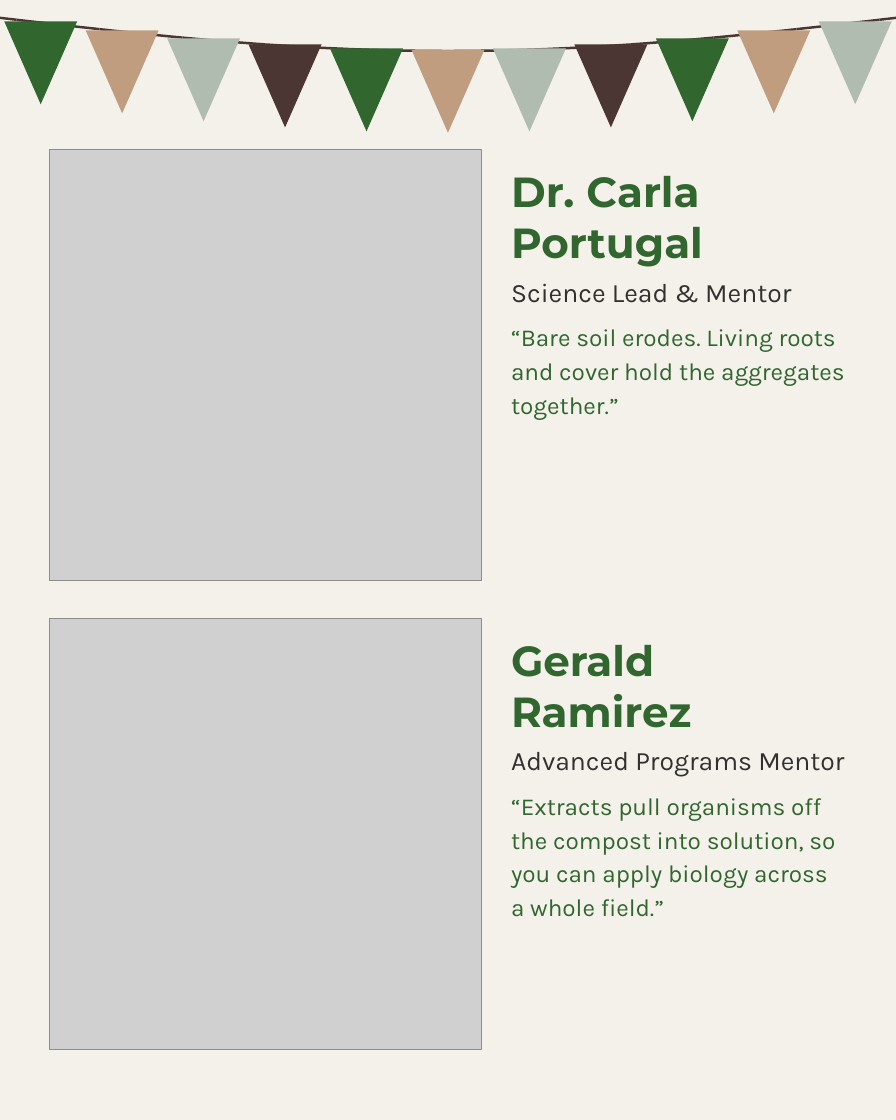
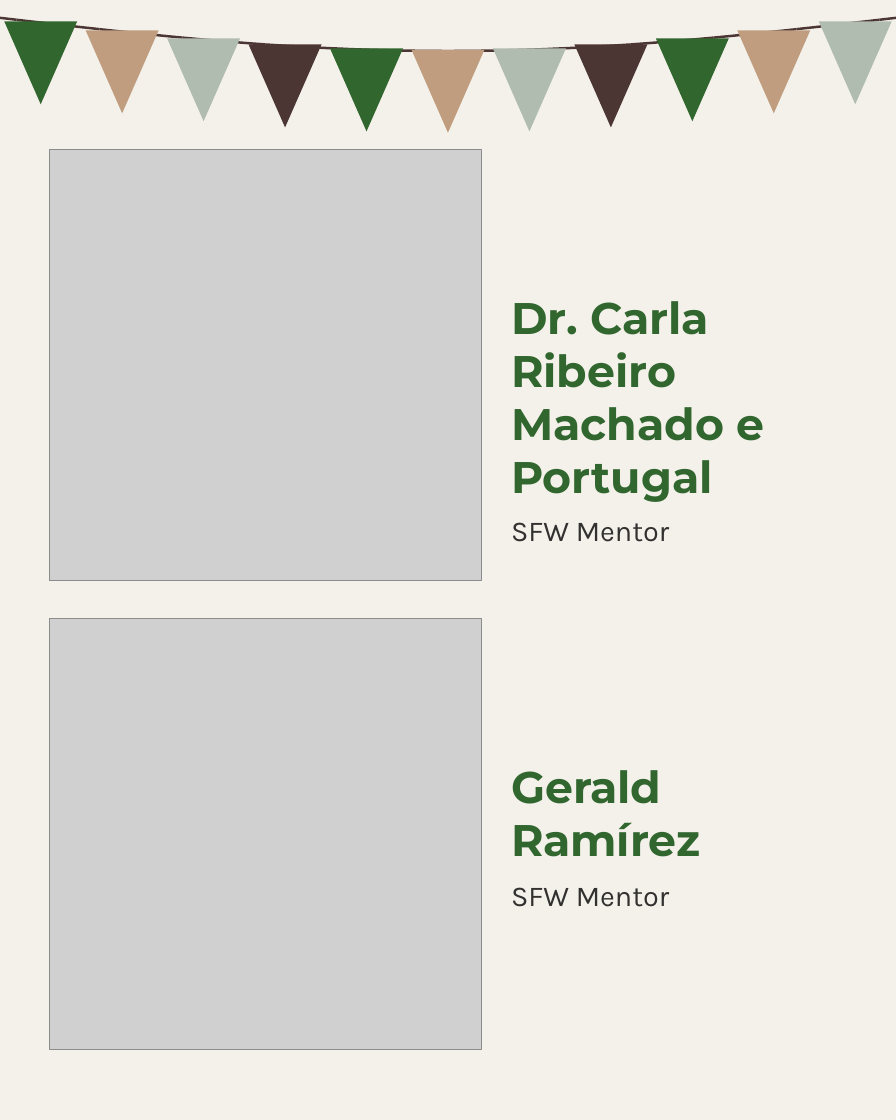
Before and after one commit to linneamoritznyc/SFW-SocialMedia, a slide deck: slide 4 of templates/posts/october/05-10-2026-mon-ig-teachers-day-option-4-ten-slides.pptx. Drawn at 896x1120 pixels with LibreOffice and Linux fonts; fonts in the diff are those of the drawing; grey boxes stand for pictures. Boxes give left, top, right and bottom in pixels: in the first picture for what was removed or moved away, otherwise in the second. Text is boxed around its words. In the diff, an @@ line names an element or a change of style, - is before the commit and + after.

```diff
--- a/templates/posts/october/05-10-2026-mon-ig-teachers-day-option-4-ten-slides.pptx
+++ b/templates/posts/october/05-10-2026-mon-ig-teachers-day-option-4-ten-slides.pptx
@@ text at (511, 301, 765, 502): text changed; size 38 to 40 pt @@
-Dr. Carla Portugal
+Dr. Carla Ribeiro Machado e Portugal
@@ text removed at (511, 329, 845, 420) @@
-“Bare soil erodes. Living roots and cover hold the aggregates together.”
@@ text at (511, 522, 669, 542): text changed; size 24 to 26 pt @@
-Science Lead & Mentor
+SFW Mentor
@@ text at (511, 770, 701, 857): text changed; size 38 to 40 pt @@
-Gerald Ramirez
+Gerald Ramírez
@@ text removed at (511, 798, 835, 917) @@
-“Extracts pull organisms off the compost into solution, so you can apply biology across a whole field.”
@@ text at (511, 887, 669, 907): text changed; size 24 to 26 pt @@
-Advanced Programs Mentor
+SFW Mentor
```
Also in this commit, not shown: 7 other slides changed, 20 other files.
